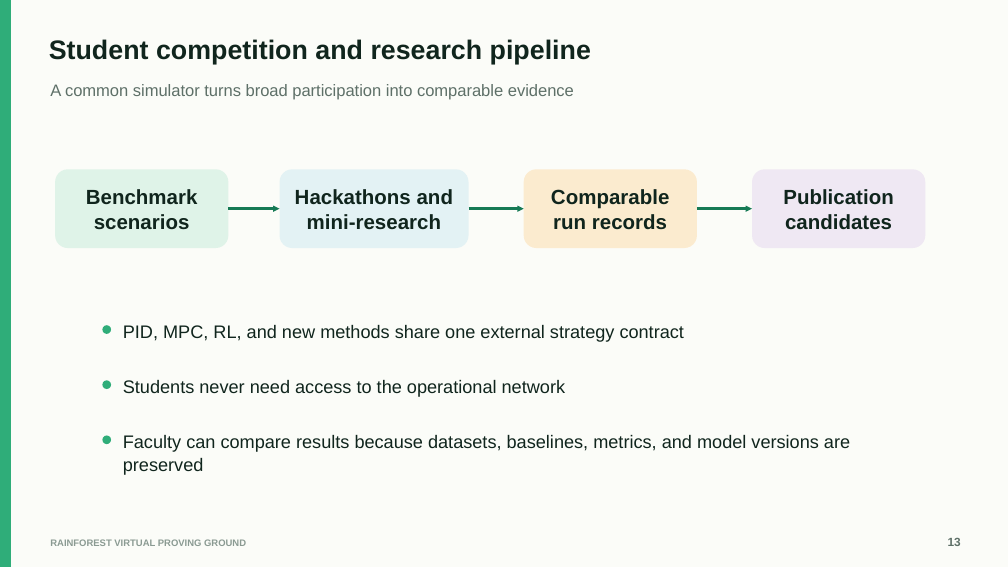
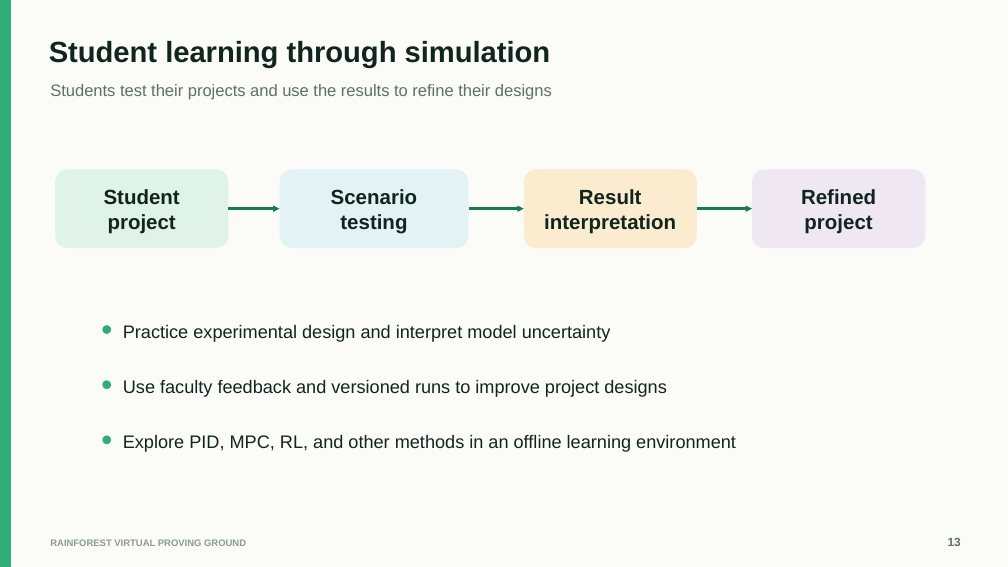
Before and after one commit to DimitriBolt/DigitalTwin, a slide deck: slide 13 of presentation/output/RainForest_Virtual_Proving_Ground.pptx. Drawn at 1008x567 pixels with LibreOffice and Linux fonts; fonts in the diff are those of the drawing. Boxes give left, top, right and bottom in pixels: in the first picture for what was removed or moved away, otherwise in the second. Text is boxed around its words. In the diff, an @@ line names an element or a change of style, - is before the commit and + after.

```diff
--- a/presentation/output/RainForest_Virtual_Proving_Ground.pptx
+++ b/presentation/output/RainForest_Virtual_Proving_Ground.pptx
@@ text at (x1=49, y1=41, x2=551, y2=68): text changed; size 25.5 to 27.8 pt @@
-Student competition and research pipeline
+Student learning through simulation
@@ text at (x1=50, y1=84, x2=552, y2=100): text changed @@
-A common simulator turns broad participation into comparable evidence
+Students test their projects and use the results to refine their designs
@@ text in rounded rectangle at (x1=104, y1=189, x2=180, y2=234): text changed @@
-Benchmark
-scenarios
+Student
+project
@@ text in rounded rectangle at (x1=331, y1=189, x2=418, y2=234): text changed @@
-Hackathons and
-mini-research
+Scenario
+testing
@@ text in rounded rectangle at (x1=544, y1=189, x2=676, y2=234): text changed @@
-Comparable
-run records
+Result
+interpretation
@@ text in rounded rectangle at (x1=801, y1=189, x2=876, y2=234): text changed @@
-Publication
-candidates
+Refined
+project
@@ text at (x1=123, y1=325, x2=611, y2=342): text changed @@
-PID, MPC, RL, and new methods share one external strategy contract
+Practice experimental design and interpret model uncertainty
@@ text at (x1=123, y1=380, x2=666, y2=397): text changed @@
-Students never need access to the operational network
+Use faculty feedback and versioned runs to improve project designs
@@ text at (x1=123, y1=435, x2=736, y2=452): text changed @@
-Faculty can compare results because datasets, baselines, metrics, and model versions are preserved
+Explore PID, MPC, RL, and other methods in an offline learning environment
```
Also in this commit, not shown: 8 other slides changed, 1 slide added, 1 slide removed, 4 other files.
